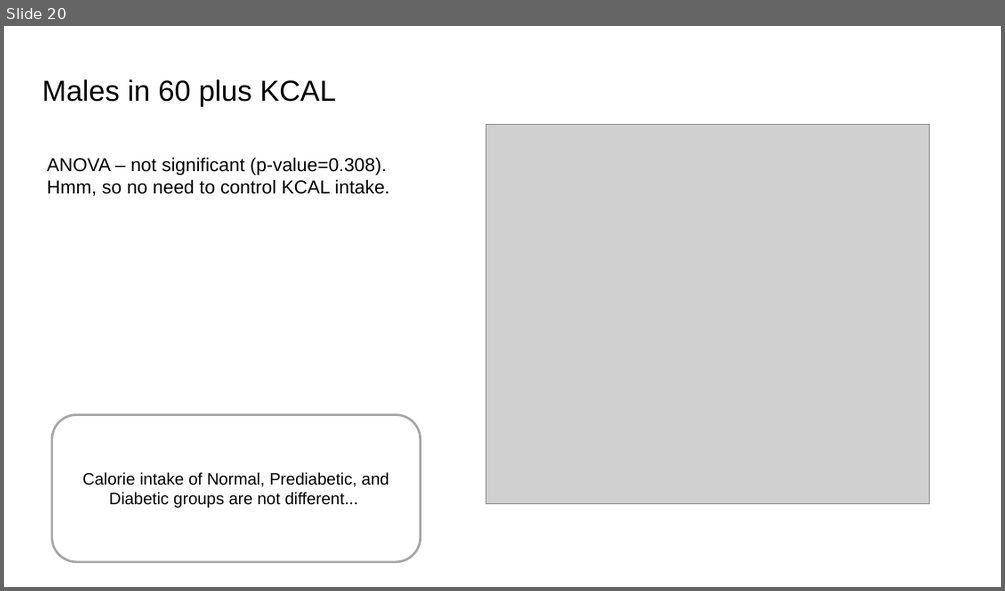
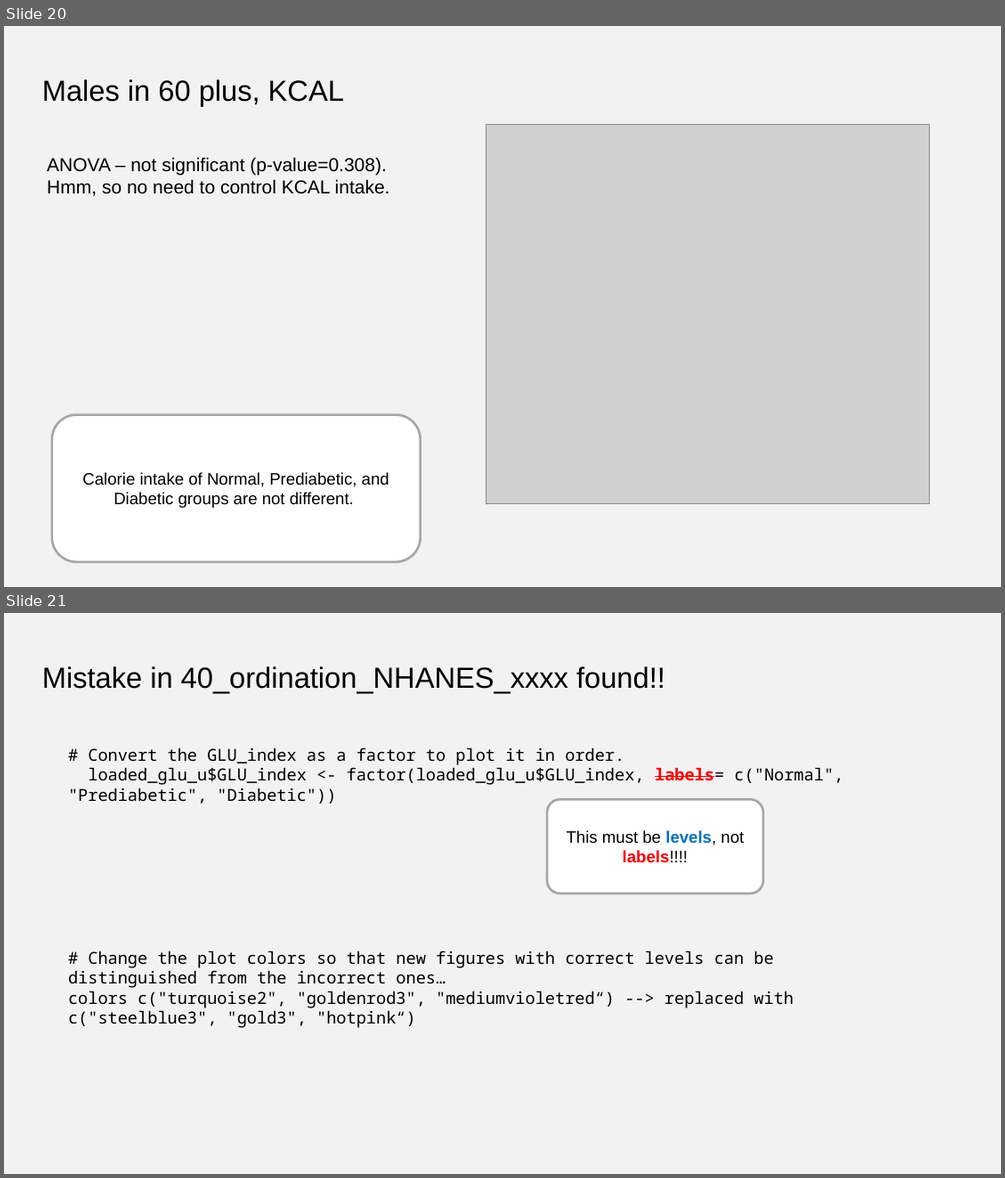
Before and after one commit to computational-nutrition-lab/dietary_patterns, a slide deck: eg_data/NHANES/Laboratory_data/Ordination/Ordination summary.pptx. Shown one above the other, each under a label of ours: slide 20 before the commit, slides 20 and 21 after it. The pictures are 1005x591 and 1005x1178 pixels, drawn with LibreOffice and Linux fonts; fonts in the diff are those of the drawing; grey boxes stand for pictures. Boxes give left, top, right and bottom in pixels: in the first picture for what was removed or moved away, otherwise in the second. Text is boxed around its words. In the diff, an @@ line names an element or a change of style, - is before the commit and + after.

Commit message:
Corrected typo "labels" to "levels" in NHANES ordination

```diff
--- a/eg_data/NHANES/Laboratory_data/Ordination/Ordination summary.pptx
+++ b/eg_data/NHANES/Laboratory_data/Ordination/Ordination summary.pptx
@@ slide 21 added at [4, 613, 1001, 1174], background #F2F2F2 @@
@@ title added at [42, 666, 665, 692], 28 pt, text #000000 @@
+Mistake in 40_ordination_NHANES_xxxx found!!
@@ text added at [68, 747, 843, 803], 16 pt, text #000000 @@
+# Convert the GLU_index as a factor to plot it in order.
+loaded_glu_u$GLU_index <- factor(loaded_glu_u$GLU_index, labels= c("Normal", "Prediabetic", "Diabetic"))
@@ rounded rectangle added at [547, 799, 763, 893], fill #FFFFFF, outline #A6A6A6 2.25 pt, 16 pt, text #000000 @@
+This must be levels, not labels!!!!
@@ text added at [68, 950, 793, 1028], 16 pt, text #000000 @@
+# Change the plot colors so that new figures with correct levels can be distinguished from the incorrect ones…
+colors c("turquoise2", "goldenrod3", "mediumvioletred“) --> replaced with c("steelblue3", "gold3", "hotpink“)
@@ slide 20 changed as well @@
@@ background #FFFFFF to #F2F2F2 @@
@@ title at [42, 79, 344, 105]: text changed @@
-Males in 60 plus KCAL
+Males in 60 plus, KCAL
@@ text in rounded rectangle at [82, 472, 389, 507]: text changed @@
-Calorie intake of Normal, Prediabetic, and Diabetic groups are not different...
+Calorie intake of Normal, Prediabetic, and Diabetic groups are not different.
```
Also in this commit, not shown: 27 other slides changed, 59 other files.
